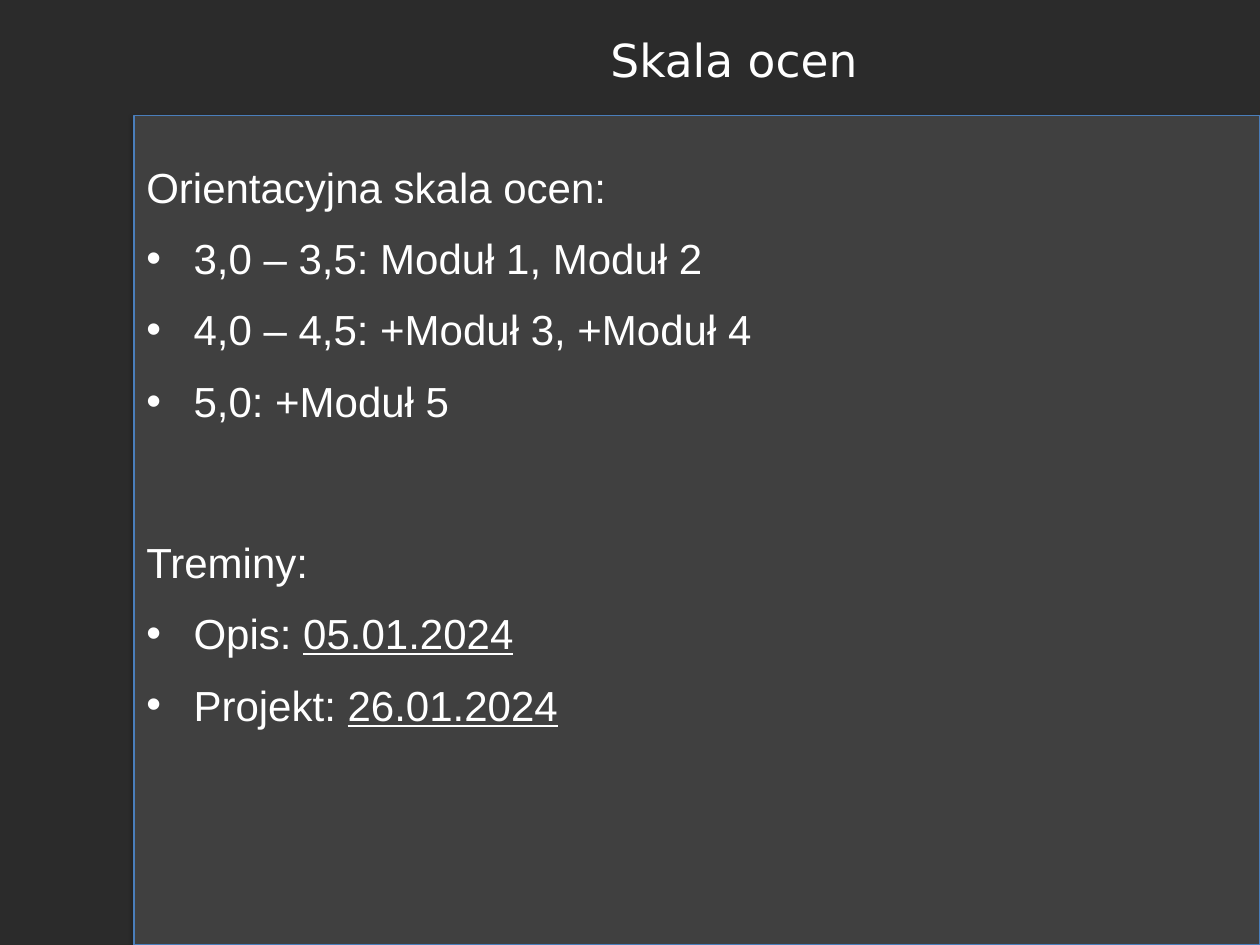
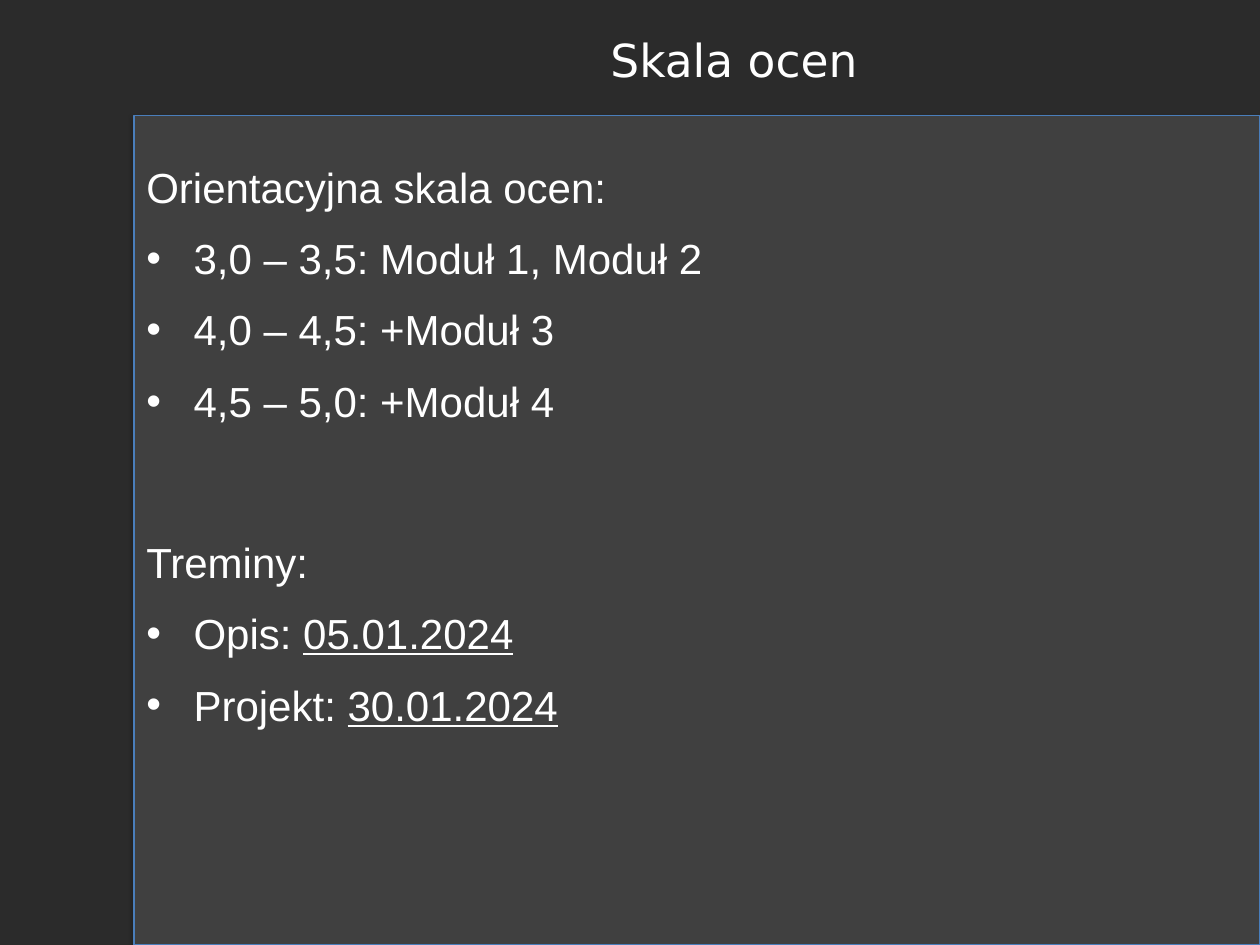
Before and after one commit to RafLew84/PUM, a slide deck: slide 11 of 2023-2024/Wyk/Wyklad0.pptx. Drawn at 1260x945 pixels with LibreOffice and Linux fonts; fonts in the diff are those of the drawing; background and template pictures are left out; a plain dark background stands for a picture behind light text. Boxes give left, top, right and bottom in pixels: in the first picture for what was removed or moved away, otherwise in the second. Text is boxed around its words. In the diff, an @@ line names an element or a change of style, - is before the commit and + after.

```diff
--- a/2023-2024/Wyk/Wyklad0.pptx
+++ b/2023-2024/Wyk/Wyklad0.pptx
@@ text at bbox=[194, 314, 554, 423]: text changed @@
-• 4,0 – 4,5: +Moduł 3, +Moduł 4
-• 5,0: +Moduł 5
+• 4,0 – 4,5: +Moduł 3
+• 4,5 – 5,0: +Moduł 4
@@ text at bbox=[194, 690, 558, 729]: text changed @@
-• Projekt: 26.01.2024
+• Projekt: 30.01.2024
```
Also in this commit, not shown: 2 other slides changed.
